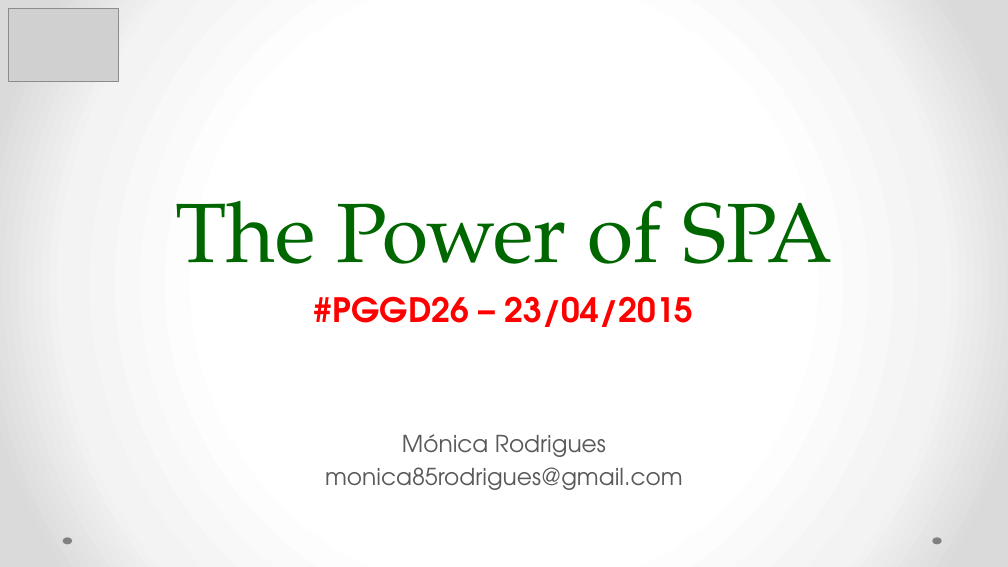
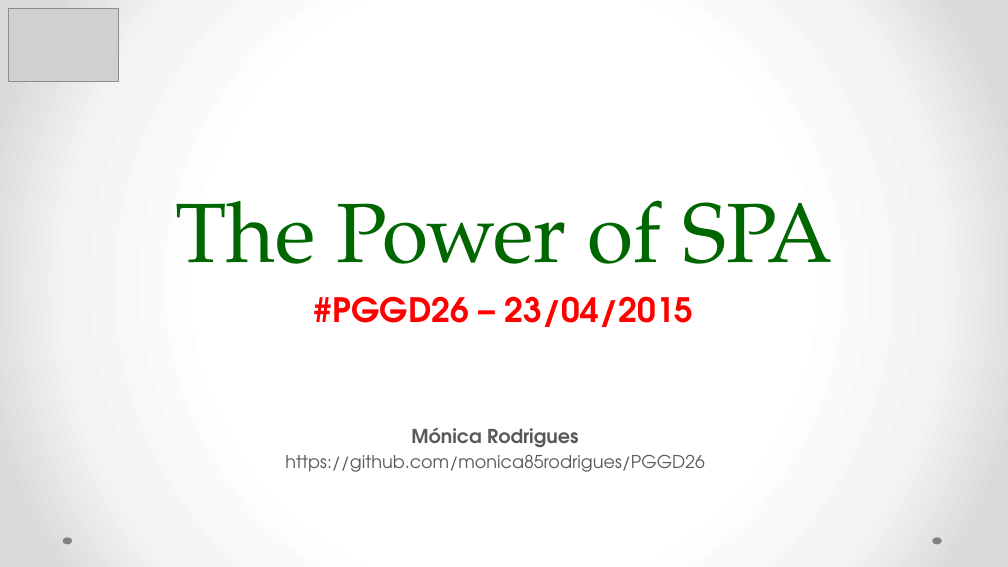
Before and after one commit to filipavm/PGGD26, a slide deck: slide 1 of The power of SPA.pptx. Drawn at 1008x567 pixels with LibreOffice and Linux fonts; fonts in the diff are those of the drawing; grey boxes stand for pictures. Boxes give left, top, right and bottom in pixels: in the first picture for what was removed or moved away, otherwise in the second. Text is boxed around its words. In the diff, an @@ line names an element or a change of style, - is before the commit and + after.

```diff
--- a/The power of SPA.pptx
+++ b/The power of SPA.pptx
@@ subtitle "Mónica Rodrigues": place and size @@
-subtitle "Mónica Rodrigues" at <box>325,434,683,490</box>
+subtitle "Mónica Rodrigues" at <box>285,428,704,472</box>
@@ subtitle at <box>411,428,578,447</box>: size 22.2 to 18.2 pt, bold on in "Mónica Rodrigues" @@
@@ subtitle at <box>285,455,704,472</box>: text changed; size 22.2 to 16.8 pt @@
-monica85rodrigues@gmail.com
+https://github.com/monica85rodrigues/PGGD26
```
Also in this commit, not shown: 10 other slides changed, 3 slides added, 1 slide removed.
